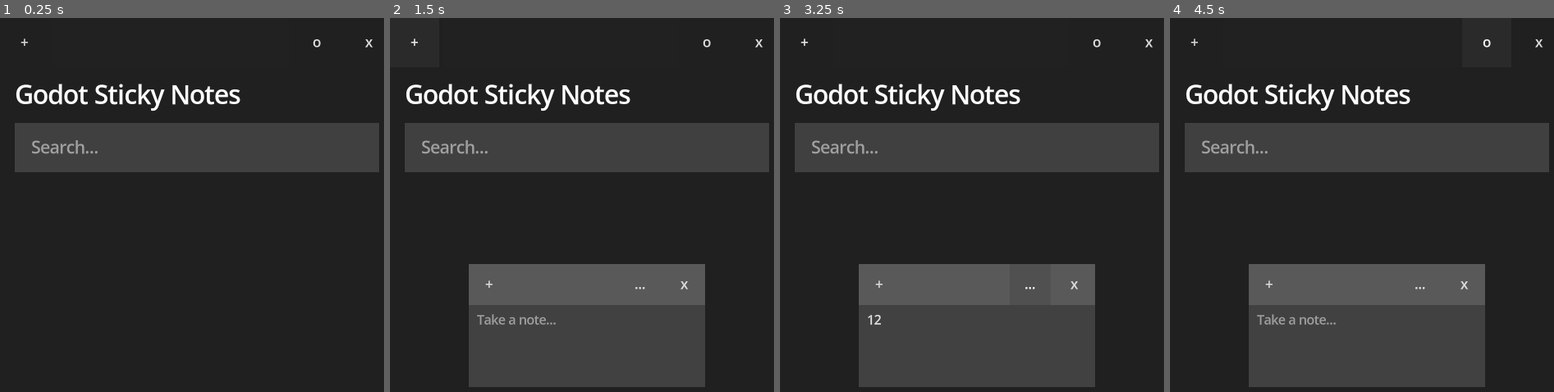
Above: before the commit, frames 1-4 (left to right).
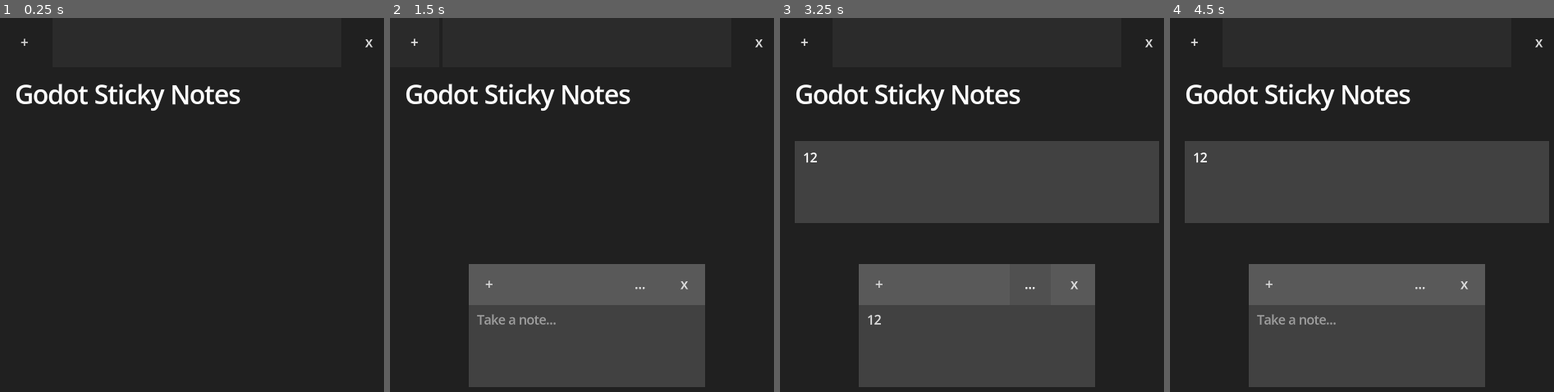
Above: after the commit, the same moments.

Repository: FlloydGagni/Godot-Sticky-Notes
Game: Godot game, scene res://scenes/main_interface.tscn
Same seed, same stepped clock (60 frames per second), same inputs: the game is played once before the commit and once after it.
Inputs (mouse positions are in pixels of both pictures, inside the frame that each line leads up to):
- Up to frame 1 (0.25 s): no input
- Up to frame 2 (1.5 s): click (704, 44) at 0.5 s, where only the run before the commit has a clickable "o"; click "+" at 1.25 s
- Up to frame 3 (3.25 s): click (975, 347) at 2.02 s; type "12" at 2.1 s; click "..." at 2.75 s
- Up to frame 4 (4.5 s): click "+" at 3.5 s; click (1484, 44) at 4.25 s, where only the run before the commit has a clickable "o"

The runs differ from the first frame. In frame 1, 13% of the frame differs, in the area x 3-99%, y 5-42%; in frame 2, 13%; in frame 3, 18%; in frame 4, 18%, in the area x 3-99%, y 5-55%.

Commit message:
Create a signal bus. Add live update of notes list when notes are saved
Signed-off-by: Flloyd Nathaniel Gagni <fridvinda@gmail.com>

Diff:
--- a/project.godot
+++ b/project.godot
@@ -17,6 +17,7 @@
 [autoload]
 
 NotesManager="*res://scripts/notes_manager.gd"
+SignalBus="*res://scripts/signal_bus.gd"
 
 [display]
 
--- a/scenes/main_interface.tscn
+++ b/scenes/main_interface.tscn
@@ -23,17 +23,9 @@
 bg_color = Color(0.12549, 0.12549, 0.12549, 1)
 
 [sub_resource type="StyleBoxFlat" id="StyleBoxFlat_7qx7d"]
-bg_color = Color(0.129412, 0.129412, 0.129412, 1)
-
-[sub_resource type="StyleBoxEmpty" id="StyleBoxEmpty_7qx7d"]
+bg_color = Color(0.169245, 0.169245, 0.169245, 1)
 
 [sub_resource type="StyleBoxEmpty" id="StyleBoxEmpty_51bk3"]
-
-[sub_resource type="StyleBoxEmpty" id="StyleBoxEmpty_efbr5"]
-
-[sub_resource type="StyleBoxFlat" id="StyleBoxFlat_51bk3"]
-content_margin_left = 20.0
-bg_color = Color(0.25098, 0.25098, 0.25098, 1)
 
 [sub_resource type="StyleBoxFlat" id="StyleBoxFlat_efbr5"]
 bg_color = Color(0.12549, 0.12549, 0.12549, 1)
@@ -86,15 +78,6 @@
 mouse_filter = 1
 theme_override_styles/panel = SubResource("StyleBoxFlat_7qx7d")
 
-[node name="SettingsButton" type="Button" parent="MainConainer/TitleBar"]
-custom_minimum_size = Vector2(60, 60)
-layout_mode = 2
-theme_override_styles/focus = SubResource("StyleBoxEmpty_7qx7d")
-theme_override_styles/hover = SubResource("StyleBoxFlat_rgrph")
-theme_override_styles/pressed = SubResource("StyleBoxFlat_jarby")
-theme_override_styles/normal = SubResource("StyleBoxFlat_grylp")
-text = "o"
-
 [node name="CloseButton" type="Button" parent="MainConainer/TitleBar"]
 custom_minimum_size = Vector2(60, 0)
 layout_mode = 2
@@ -122,16 +105,6 @@
 text = "Godot Sticky Notes"
 vertical_alignment = 1
 
-[node name="Search" type="LineEdit" parent="MainConainer/BodyMarginContainer/Body"]
-custom_minimum_size = Vector2(0, 60)
-layout_mode = 2
-size_flags_vertical = 0
-theme_override_colors/font_color = Color(0.529412, 0.529412, 0.529412, 1)
-theme_override_font_sizes/font_size = 20
-theme_override_styles/focus = SubResource("StyleBoxEmpty_efbr5")
-theme_override_styles/normal = SubResource("StyleBoxFlat_51bk3")
-placeholder_text = "Search..."
-
 [node name="Spacer" type="Panel" parent="MainConainer/BodyMarginContainer/Body"]
 custom_minimum_size = Vector2(0, 18)
 layout_mode = 2
--- a/scenes/note_preview.tscn
+++ b/scenes/note_preview.tscn
@@ -1,6 +1,9 @@
-[gd_scene load_steps=2 format=3 uid="uid://du3oq3m50hp4g"]
+[gd_scene load_steps=3 format=3 uid="uid://du3oq3m50hp4g"]
 
 [ext_resource type="Script" uid="uid://c6ss5wxr6poxi" path="res://scripts/note_preview.gd" id="1_lwgdu"]
+
+[sub_resource type="StyleBoxFlat" id="StyleBoxFlat_lwgdu"]
+bg_color = Color(0.254902, 0.254902, 0.254902, 1)
 
 [node name="NotePreview" type="PanelContainer"]
 custom_minimum_size = Vector2(430, 100)
@@ -11,6 +14,7 @@
 offset_right = 215.0
 offset_bottom = 100.0
 grow_horizontal = 2
+theme_override_styles/panel = SubResource("StyleBoxFlat_lwgdu")
 script = ExtResource("1_lwgdu")
 
 [node name="PreviewMarginContainer" type="MarginContainer" parent="."]
--- a/scenes/notes_card.tscn
+++ b/scenes/notes_card.tscn
@@ -114,5 +114,4 @@
 scroll_smooth = true
 
 [node name="DebounceTimer" type="Timer" parent="NotesCard"]
-wait_time = 3.0
 one_shot = true
--- a/scripts/notes_card.gd
+++ b/scripts/notes_card.gd
@@ -38,6 +38,7 @@
 func on_save_timer_timeout() -> void:
 	note_data.note_body = $NotesCard/MainContainer/NoteBody.text
 	NotesManager.save_note(note_data)
+	SignalBus.notes_saved.emit()
 
 func shake_and_scale() -> void :
 	if tween and tween.is_running():
--- a/scripts/notes_container.gd
+++ b/scripts/notes_container.gd
@@ -8,7 +8,12 @@
 	NotesManager.load_notes()
 	load_all_notes_into_ui()
 
+	SignalBus.notes_saved.connect(load_all_notes_into_ui)
+
 func load_all_notes_into_ui():
+	for child in notes_container.get_children():
+		child.queue_free()
+
 	for note in NotesManager.notes:
 		var preview_instance = note_preview.instantiate()
 		var preview_label: RichTextLabel = preview_instance.get_node("PreviewMarginContainer/PreviewText")
--- /dev/null
+++ b/scripts/signal_bus.gd
@@ -0,0 +1,3 @@
+extends Node
+
+signal notes_saved
Not shown: 1 places in scenes/main_interface.tscn that only renumber resources
Not shown, added: scripts/signal_bus.gd.uid
